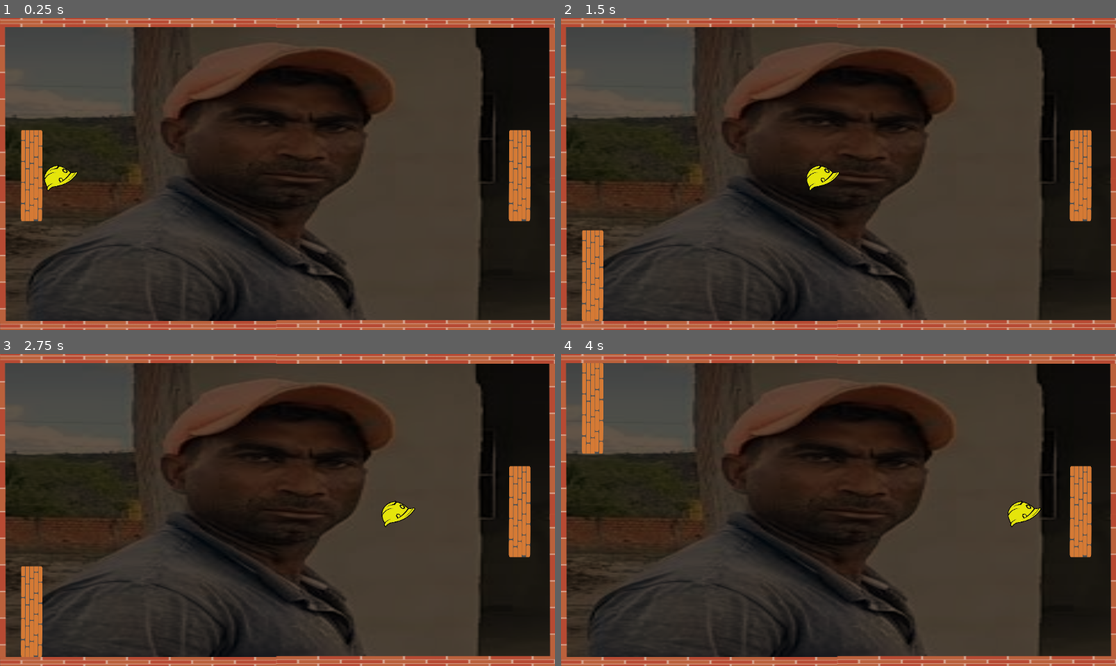
Above: before the commit, frames 1-4 (two rows, left to right).
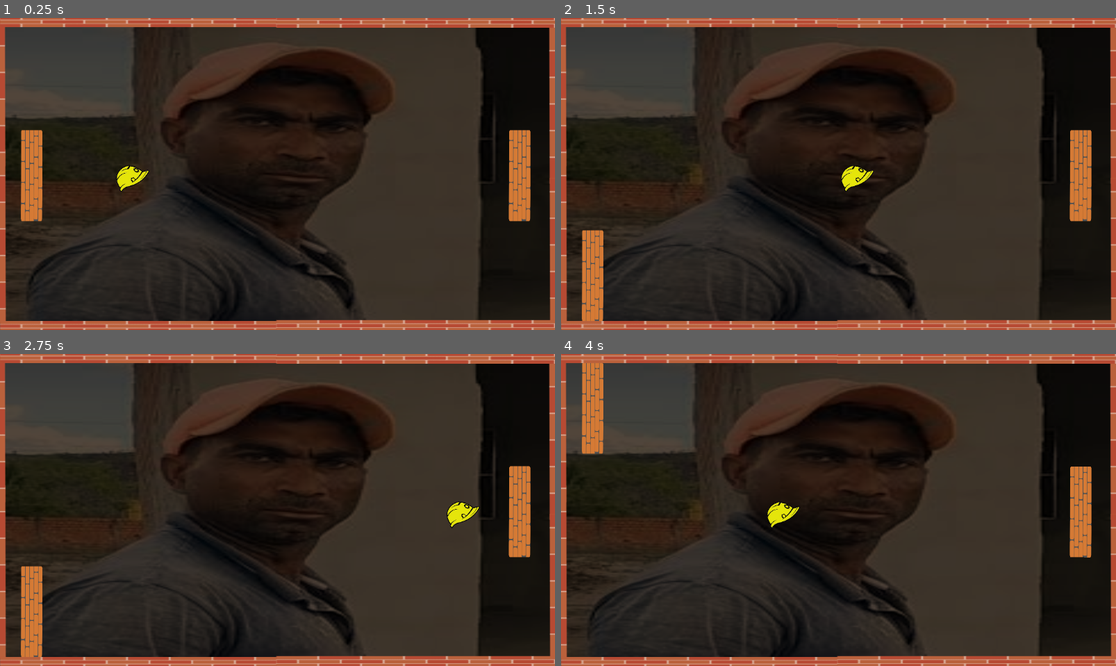
Above: after the commit, the same moments.

Repository: AllanOliveira2022/oreaseca_pong
Game: Godot game, scene res://cenas/mundo_pong.tscn
Two runs of this game, one before a commit and one after it. Both use one fixed random seed, a clock stepped at 60 frames per second and the inputs below.
Inputs:
- Up to frame 1 (0.25 s): no input
- Up to frame 2 (1.5 s): hold Right (Right, bound only after the commit) 0.53-1.28 s; hold Down (down) from 1.28 s (still down)
- Up to frame 3 (2.75 s): release Down (down) at 2.03 s; hold Right (Right, bound only after the commit) from 2.03 s (still down)
- Up to frame 4 (4 s): release Right (Right, bound only after the commit) at 2.78 s; hold Up (up) 2.78-3.53 s; hold Left (Left, bound only after the commit) from 3.53 s (still down)

The runs differ from the first frame. In frame 1, 0.6% of the frame differs, in the area x 8-27%, y 46-56%; in frame 2, 0.5%; in frame 3, 0.6%; in frame 4, 0.6%, in the area x 37-96%, y 35-66%.

Commit message:
correção

Diff:
--- a/ximpaz/cenas/bola.gd
+++ b/ximpaz/cenas/bola.gd
@@ -1,7 +1,7 @@
 extends CharacterBody2D
 
 
-const SPEED = 30.0
+const SPEED = 20.0
 
 func _ready() -> void:
 	velocity = Vector2(-SPEED, 0)
--- a/ximpaz/cenas/bola.tscn
+++ b/ximpaz/cenas/bola.tscn
@@ -3,21 +3,17 @@
 [ext_resource type="Script" path="res://cenas/bola.gd" id="1_qad68"]
 [ext_resource type="Texture2D" uid="uid://do8rmftg6ht0c" path="res://bola.png" id="1_s2mo7"]
 
-[sub_resource type="CapsuleShape2D" id="CapsuleShape2D_xmp0t"]
-radius = 22.841
-height = 72.4145
+[sub_resource type="CircleShape2D" id="CircleShape2D_i7ryc"]
+radius = 26.0
 
 [node name="bola" type="CharacterBody2D"]
 script = ExtResource("1_qad68")
 
 [node name="Sprite2D" type="Sprite2D" parent="."]
-position = Vector2(0.999998, 6.55651e-07)
-rotation = -0.614163
+rotation = -0.704253
 scale = Vector2(0.2255, 0.2165)
 texture = ExtResource("1_s2mo7")
 flip_h = true
 
 [node name="CollisionShape2D" type="CollisionShape2D" parent="."]
-position = Vector2(5, 0)
-rotation = 1.18939
-shape = SubResource("CapsuleShape2D_xmp0t")
+shape = SubResource("CircleShape2D_i7ryc")
--- /dev/null
+++ b/ximpaz/cenas/inimigo.gd
@@ -0,0 +1,15 @@
+extends CharacterBody2D
+
+var bola :CharacterBody2D
+
+const SPEED = 300.0
+
+func _ready() -> void:
+	bola = get_parent().get_node("bola")
+
+func _physics_process(delta: float) -> void:
+	global_position.y = bola.global_position.y
+
+
+
+	move_and_slide()
--- a/ximpaz/cenas/inimigo.tscn
+++ b/ximpaz/cenas/inimigo.tscn
@@ -1,11 +1,13 @@
-[gd_scene load_steps=3 format=3 uid="uid://bwubvq6u1mt4a"]
+[gd_scene load_steps=4 format=3 uid="uid://bwubvq6u1mt4a"]
 
 [ext_resource type="Texture2D" uid="uid://bjjn8tx2amjo1" path="res://player.png" id="1_4c0y2"]
+[ext_resource type="Script" path="res://cenas/inimigo.gd" id="1_t4pbr"]
 
 [sub_resource type="RectangleShape2D" id="RectangleShape2D_d7q2t"]
 size = Vector2(45, 189)
 
 [node name="inimigo" type="CharacterBody2D"]
+script = ExtResource("1_t4pbr")
 
 [node name="Sprite2D" type="Sprite2D" parent="."]
 position = Vector2(-1.34596, 0.264829)
--- a/ximpaz/cenas/mundo_pong.tscn
+++ b/ximpaz/cenas/mundo_pong.tscn
@@ -15,7 +15,7 @@
 [node name="mundo_pong" type="Node2D"]
 
 [node name="Fundo" type="Sprite2D" parent="."]
-modulate = Color(0.383465, 0.329379, 0.283783, 1)
+modulate = Color(0.318585, 0.271652, 0.23206, 1)
 position = Vector2(579.5, 326.5)
 scale = Vector2(5.07111, 2.75111)
 texture = ExtResource("1_hlk6k")
--- a/ximpaz/cenas/player_padle.gd
+++ b/ximpaz/cenas/player_padle.gd
@@ -5,9 +5,15 @@
 func getyDir() -> float:
 	return Input.get_action_strength("down") - Input.get_action_strength("up")
 
+
+func getyDir2() -> float:
+	return Input.get_action_strength("Right") - Input.get_action_strength("Left")
+
 func _physics_process(delta: float) -> void:
-	var dir: Vector2 = Vector2(0, getyDir()) #retorna a entrada do teclado um valor positivo o negativo (0nada, +1baixar, -1subir)
+	var dir: Vector2 = Vector2(0, getyDir())
+	var dir2: Vector2 = Vector2(getyDir2(), 0) #retorna a entrada do teclado um valor positivo o negativo (0nada, +1baixar, -1subir)
 
+	velocity = dir2 * SPEED
 	velocity = dir * SPEED
 
 	move_and_slide()
--- a/ximpaz/project.godot
+++ b/ximpaz/project.godot
@@ -27,3 +27,13 @@
 "events": [Object(InputEventKey,"resource_local_to_scene":false,"resource_name":"","device":-1,"window_id":0,"alt_press …(195 unchanged characters)…
 ]
 }
+Left={
+"deadzone": 0.5,
+"events": [Object(InputEventKey,"resource_local_to_scene":false,"resource_name":"","device":-1,"window_id":0,"alt_pressed":false,"shift_pressed":false,"ctrl_pressed":false,"meta_pressed":false,"pressed":false,"keycode":0,"physical_keycode":4194319,"key_label":0,"unicode":0,"location":0,"echo":false,"script":null)
+]
+}
+Right={
+"deadzone": 0.5,
+"events": [Object(InputEventKey,"resource_local_to_scene":false,"resource_name":"","device":-1,"window_id":0,"alt_pressed":false,"shift_pressed":false,"ctrl_pressed":false,"meta_pressed":false,"pressed":false,"keycode":0,"physical_keycode":4194321,"key_label":0,"unicode":0,"location":0,"echo":false,"script":null)
+]
+}
